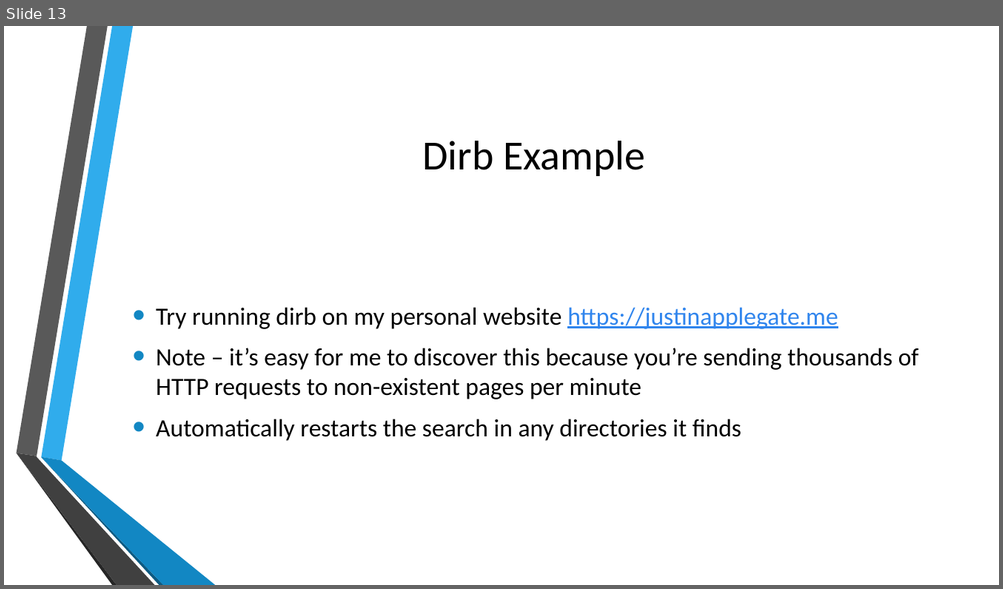
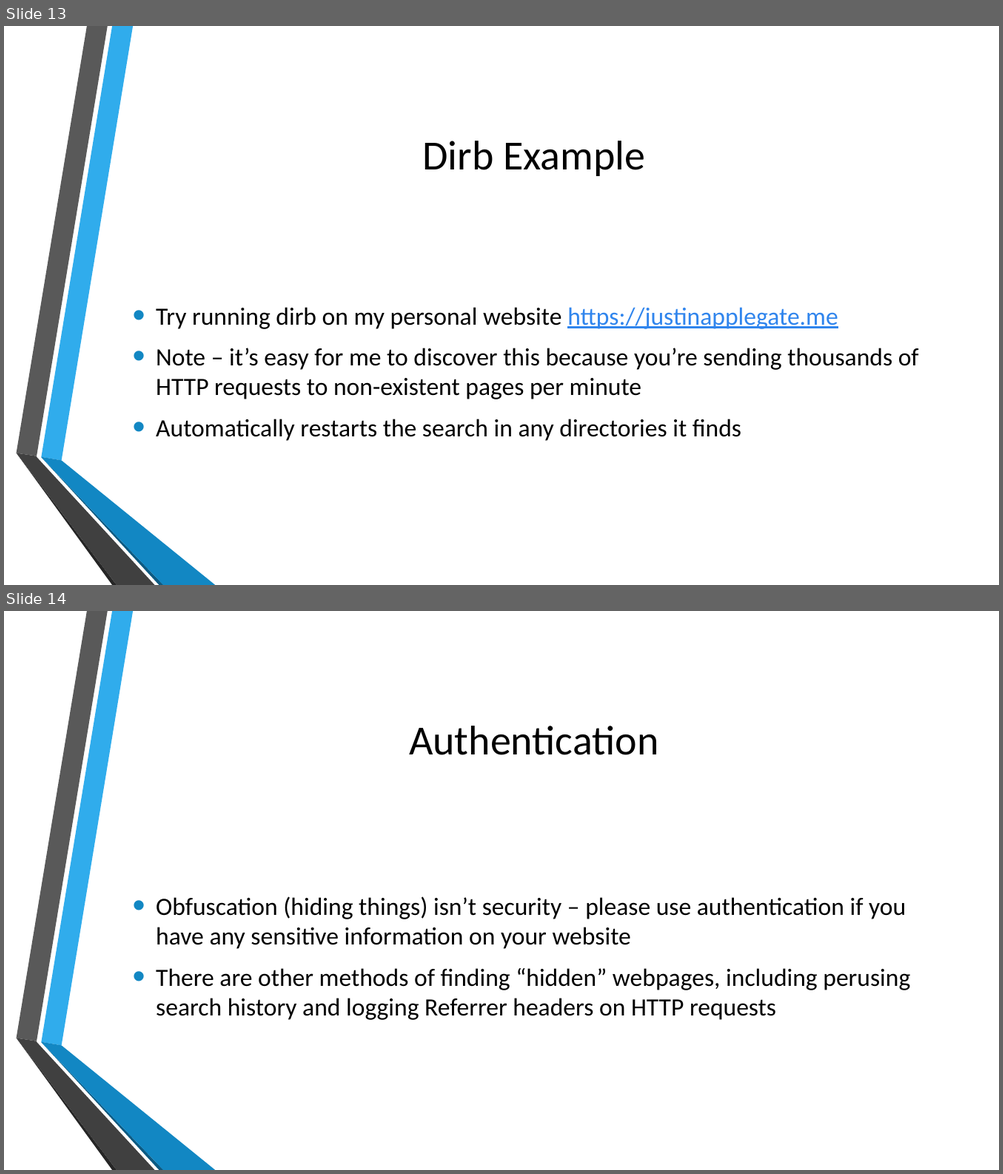
Before and after one commit to BYU-CSA/cyber-kickstart, a slide deck: Lesson 8 - Webpage Enumeration/Lesson 8 – Website Enumeration.pptx. Shown one above the other, each under a label of ours: slide 13 before the commit, slides 13 and 14 after it. The pictures are 1003x589 and 1003x1174 pixels, drawn with LibreOffice and Linux fonts; fonts in the diff are those of the drawing; background and template pictures are left out. Boxes give left, top, right and bottom in pixels: in the first picture for what was removed or moved away, otherwise in the second. Text is boxed around its words. In the diff, an @@ line names an element or a change of style, - is before the commit and + after.

Commit message:
Updated PowerPoint

```diff
--- a/Lesson 8 - Webpage Enumeration/Lesson 8 – Website Enumeration.pptx
+++ b/Lesson 8 - Webpage Enumeration/Lesson 8 – Website Enumeration.pptx
@@ slide 14 added at (x1=4, y1=611, x2=999, y2=1170), background picture (left out); not listed: 6 template elements that a slide beside it also shows @@
@@ title added at (x1=409, y1=726, x2=658, y2=755), 40 pt, text #000000 @@
+Authentication
@@ text added at (x1=156, y1=897, x2=910, y2=1020), 24 pt, text #000000 @@
+• Obfuscation (hiding things) isn’t security – please use authentication if you have any sensitive information on your website
+• There are other methods of finding “hidden” webpages, including perusing search history and logging Referrer headers on HTTP requests
```
